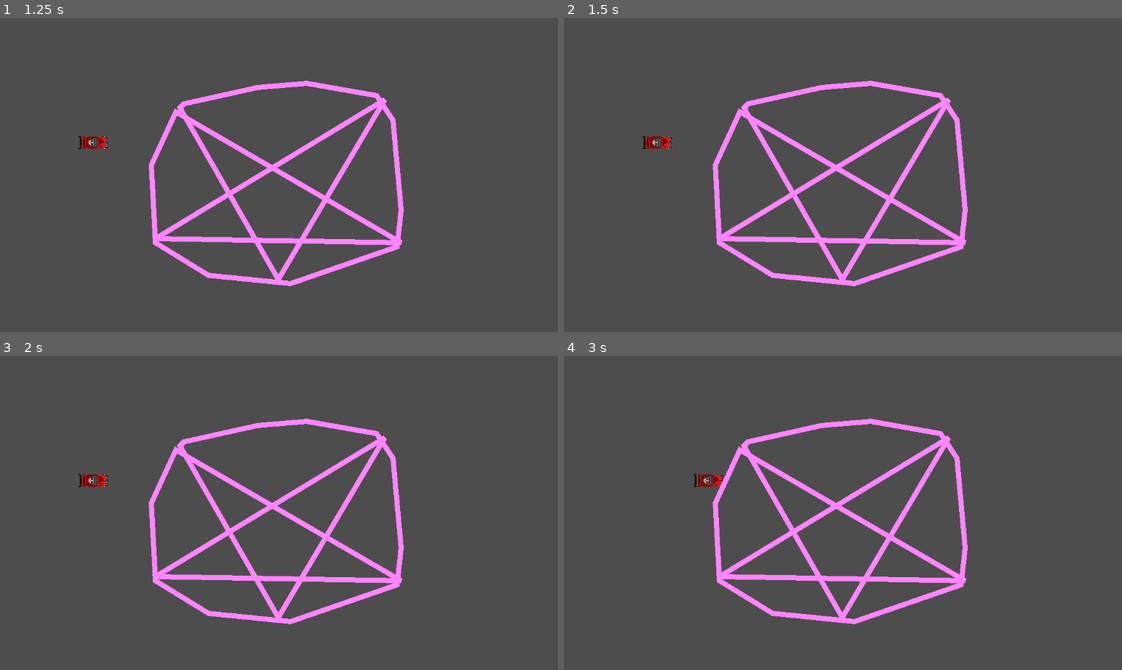
Above: before the commit, frames 1-4 (two rows, left to right).
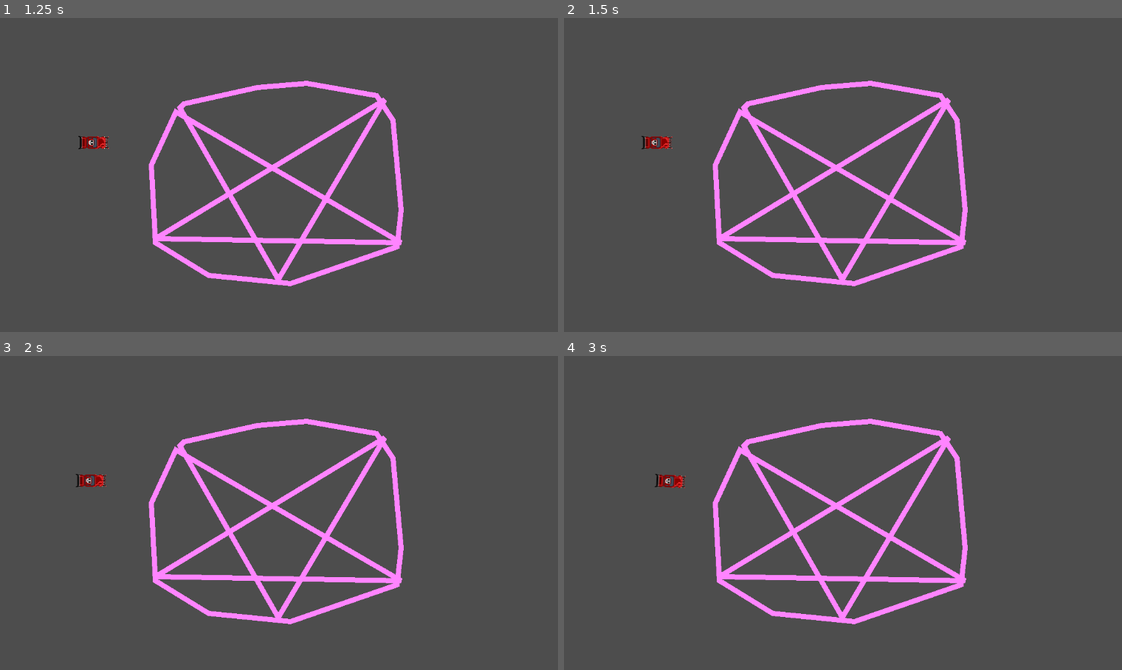
Above: after the commit, the same moments.

Repository: Beat1823/LudumDare55
Game: Godot game, scene res://Scenes/main_screen.tscn
Two runs of this game, one before a commit and one after it. Both use one fixed random seed, a clock stepped at 60 frames per second and the inputs below. The engine's default icon, where the game draws it, is replaced by a stand-in: a white triangle on a blue panel in a dark square.
Inputs:
- Up to frame 1 (1.25 s): tap Enter at 0.5 s; hold Right (turnRight) from 0.53 s (still down)
- Up to frame 2 (1.5 s): tap Space at 1.25 s; release Right (turnRight) at 1.28 s; hold Down (brake) from 1.28 s (still down)
- Up to frame 3 (2 s): keep holding Down (brake)
- Up to frame 4 (3 s): release Down (brake) at 2.03 s; hold Right (turnRight) 2.03-2.78 s; hold Up (accelerate) from 2.78 s (still down)

Frame 1 is identical in both runs. In frame 2, 0.1% of the frame differs, in the area x 13-20%, y 37-42%; in frame 3, 0.2%; in frame 4, 0.4%, in the area x 16-29%, y 37-43%.

Commit message:
Improve controls a bit, add breaking and acceleration

Diff:
--- a/Scenes/DemonCar/Car.gd
+++ b/Scenes/DemonCar/Car.gd
@@ -1,13 +1,17 @@
 extends CharacterBody2D
 
 @export var wheelBase = 70
-@export var steeringAngle = 15
+@export var steeringAngle = 20
+@export var engine_power = 800
 
+var acceleration
 var steerDirection
 
 func _physics_process(delta):
+	acceleration = Vector2.ZERO
 	getInput()
 	calcSteering(delta)
+	velocity += acceleration * delta
 	move_and_slide()
 
 func getInput():
@@ -16,10 +20,11 @@
 		turn += 1
 	if Input.is_action_pressed("turnLeft"):
 		turn -= 1
-	steerDirection = turn * steeringAngle
-	velocity = Vector2.ZERO
+	steerDirection = turn * deg_to_rad(steeringAngle)
 	if Input.is_action_pressed("accelerate"):
-		velocity = transform.x * 500
+		acceleration = transform.x * engine_power
+	if Input.is_action_pressed("brake"):
+		acceleration = transform.x * -engine_power
 
 func calcSteering(delta):
 	var rearWheel = position - transform.x * wheelBase/2.0
